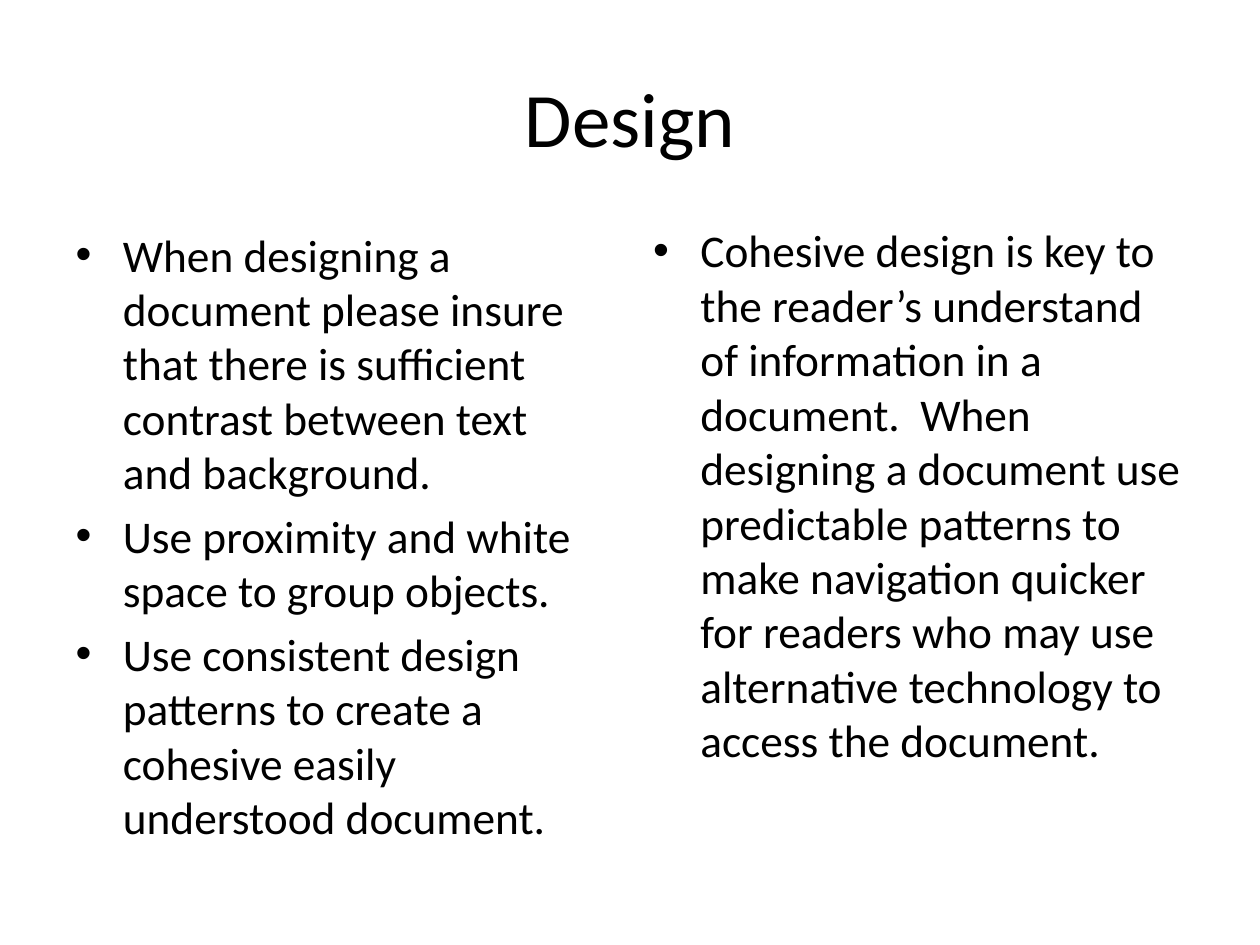
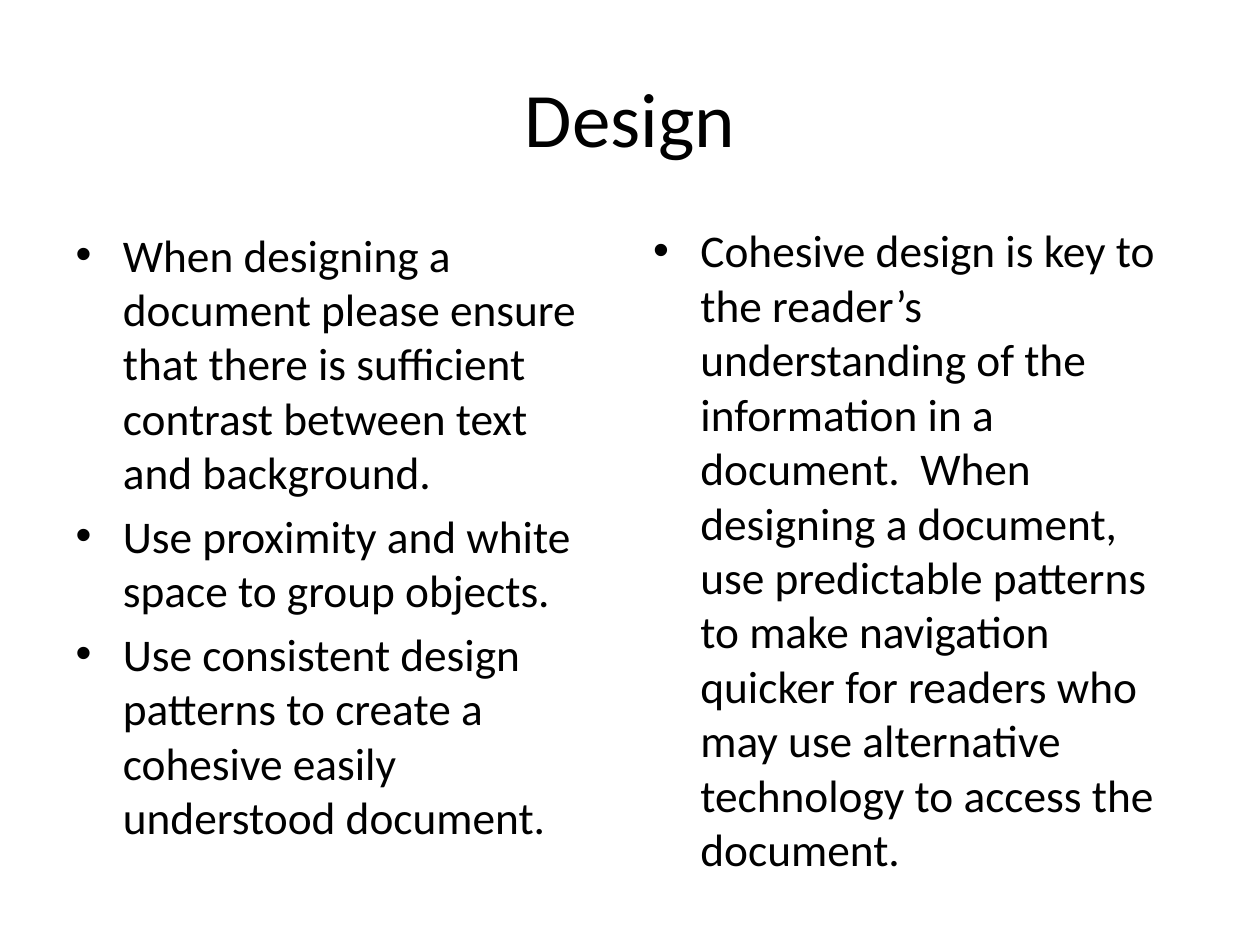
Before and after one commit to upstateenglish/upstateenglish.github.io, a slide deck: slide 5 of slide-decks/ACCESS/how-to-review-course-materials/accessiblecoursedoccuments2016.pptx. Drawn at 1260x945 pixels with LibreOffice and Linux fonts; fonts in the diff are those of the drawing. Boxes give left, top, right and bottom in pixels: in the first picture for what was removed or moved away, otherwise in the second. Text is boxed around its words. In the diff, an @@ line names an element or a change of style, - is before the commit and + after.

Commit message:
Accessibility Course Documents Review
some doc changes and edits

```diff
--- a/slide-decks/ACCESS/how-to-review-course-materials/accessiblecoursedoccuments2016.pptx
+++ b/slide-decks/ACCESS/how-to-review-course-materials/accessiblecoursedoccuments2016.pptx
@@ text at <box>700,235,1155,820</box>: text changed @@
-• Cohesive design is key to the reader’s understand of information in a document. When designing a document use predictable patterns to make navigation quicker for readers who may use alternative technology to access the document.
+• Cohesive design is key to the reader’s understanding of the information in a document. When designing a document, use predictable patterns to make navigation quicker for readers who may use alternative technology to access the document.
@@ text at <box>123,240,576,497</box>: text changed @@
-• When designing a document please insure that there is sufficient contrast between text and background.
+• When designing a document please ensure that there is sufficient contrast between text and background.
```
Also in this commit, not shown: 4 other slides changed, 2 slides added, 4 slides removed, 7 other files.
